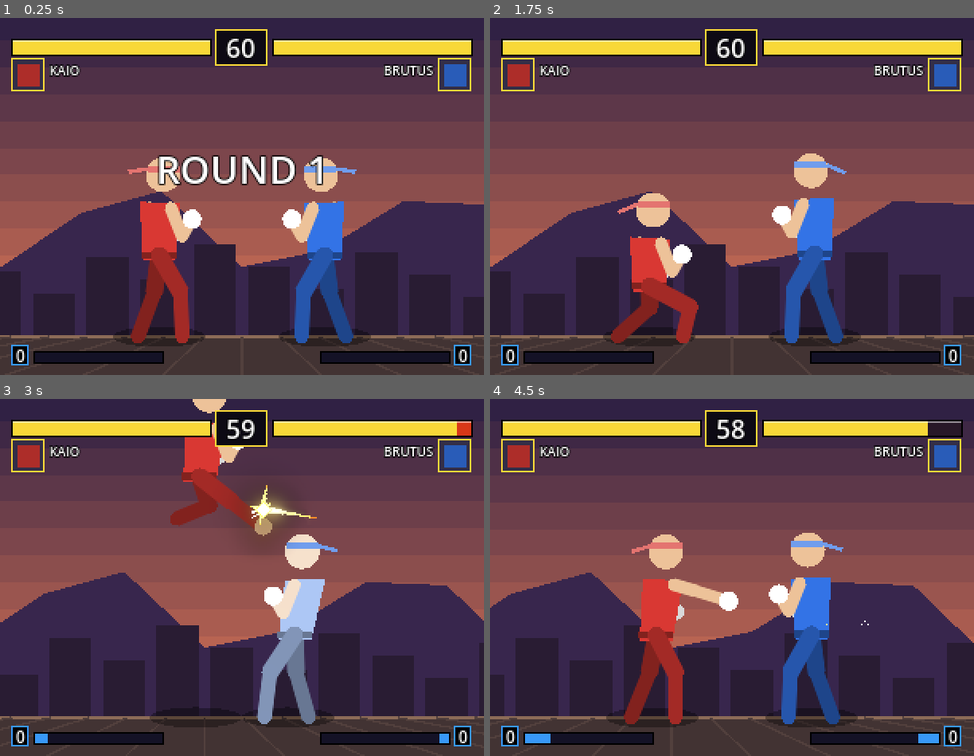
Above: before the commit, frames 1-4 (two rows, left to right).
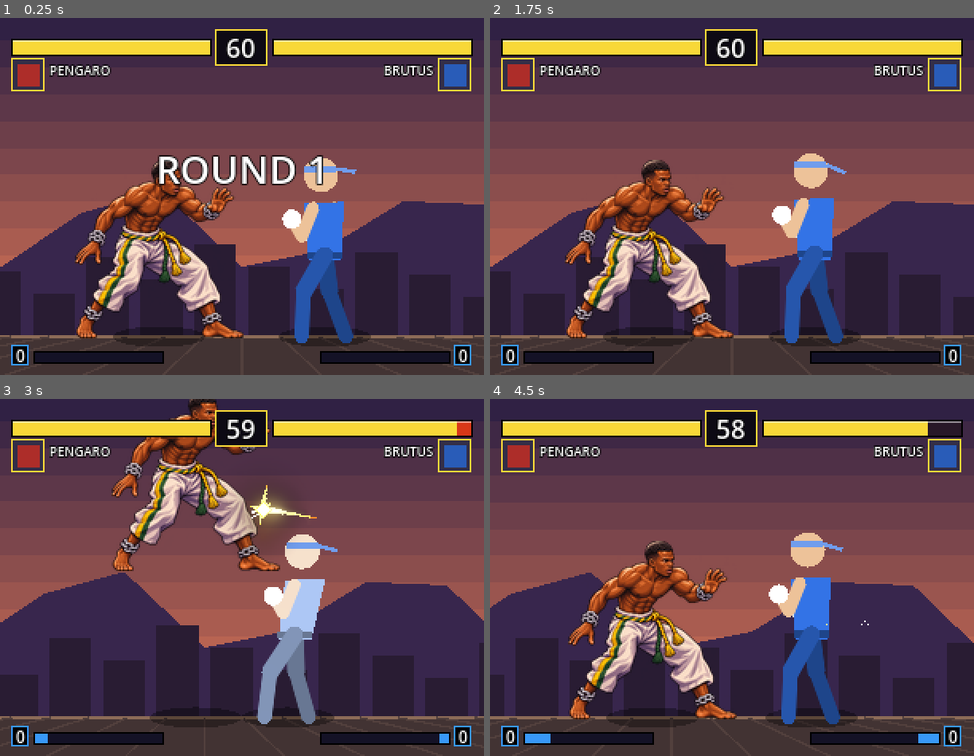
Above: after the commit, the same moments.

Repository: brenoalmeidatec/Jogo-de-Luta
Game: Godot game, scene res://scenes/main.tscn
The game is run twice, just before and just after one commit, with the same random seed, the same clock (stepped at 60 frames per second) and the same inputs.
Inputs:
- Up to frame 1 (0.25 s): no input
- Up to frame 2 (1.75 s): hold D 0.53-1.28 s; tap U (p1_lp) at 0.6 s; hold S from 1.28 s (still down); tap Keypad 4 (p2_lp) at 1.35 s
- Up to frame 3 (3 s): release S at 2.03 s; hold D 2.03-2.78 s; tap I at 2.1 s; hold W from 2.78 s (still down); tap J at 2.85 s
- Up to frame 4 (4.5 s): release W at 3.53 s; hold A from 3.53 s (still down); tap K at 3.6 s; tap U (p1_lp) at 4.35 s

The runs differ from the first frame. In frame 1, 8.9% of the frame differs, in the area x 10-51%, y 12-92%; in frame 2, 8.9%; in frame 3, 7.2%; in frame 4, 9.3%, in the area x 10-52%, y 12-92%.

Commit message:
Integra Pengaró como jogador 1

Diff:
--- a/scripts/match.gd
+++ b/scripts/match.gd
@@ -59,7 +59,7 @@
 	add_child(world)
 	p1 = FighterScript.new()
 	p1.player_index = 0
-	p1.character = "kaio"
+	p1.character = "pengaro"
 	p1.color = Color(0.85, 0.22, 0.2)
 	p2 = FighterScript.new()
 	p2.player_index = 1
